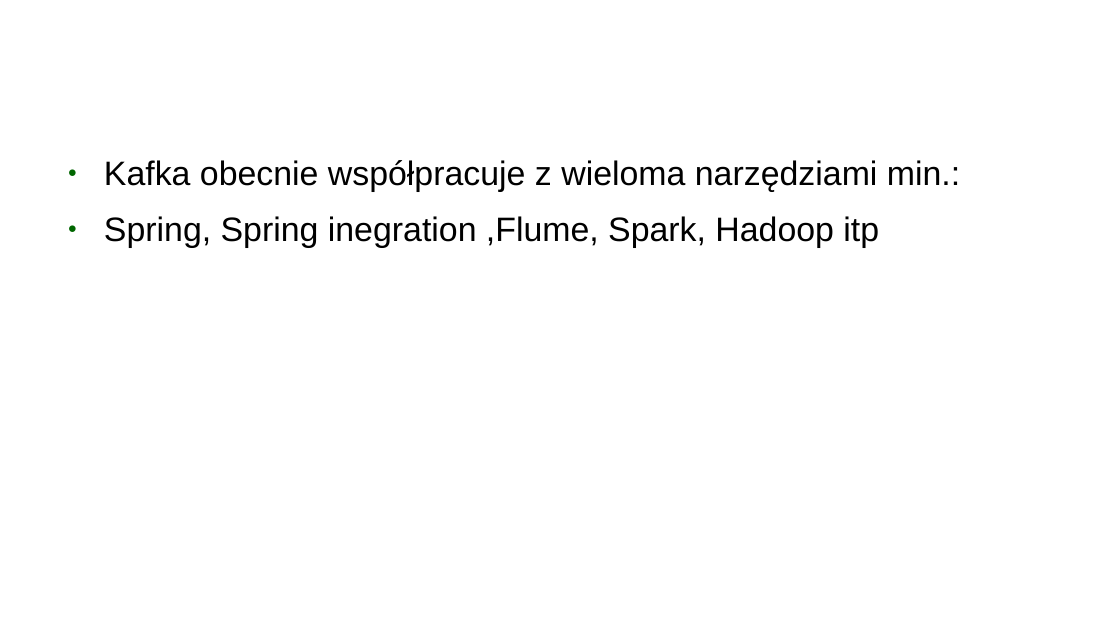
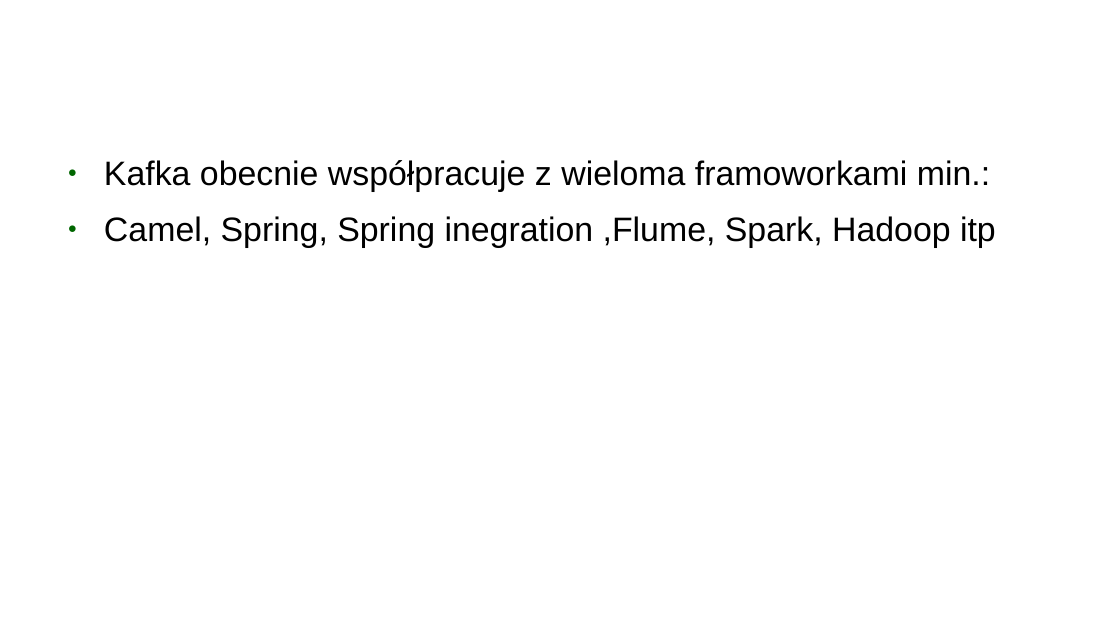
Before and after one commit to sinu0/kafka_example, a slide deck: slide 5 of Bez tytułu 1.odp (slide 3 before the commit). Drawn at 1120x630 pixels with LibreOffice and Linux fonts; fonts in the diff are those of the drawing; background and template pictures are left out. Boxes give left, top, right and bottom in pixels: in the first picture for what was removed or moved away, otherwise in the second. Text is boxed around its words. In the diff, an @@ line names an element or a change of style, - is before the commit and + after.

```diff
--- a/Bez tytułu 1.odp
+++ b/Bez tytułu 1.odp
@@ text at box(104, 160, 996, 248): text changed @@
-● Kafka obecnie współpracuje z wieloma narzędziami min.:
-● Spring, Spring inegration ,Flume, Spark, Hadoop itp
+● Kafka obecnie współpracuje z wieloma framoworkami min.:
+● Camel, Spring, Spring inegration ,Flume, Spark, Hadoop itp
```
Also in this commit, not shown: 3 other slides changed, 5 slides added, 1 slide removed, 2 other files.
